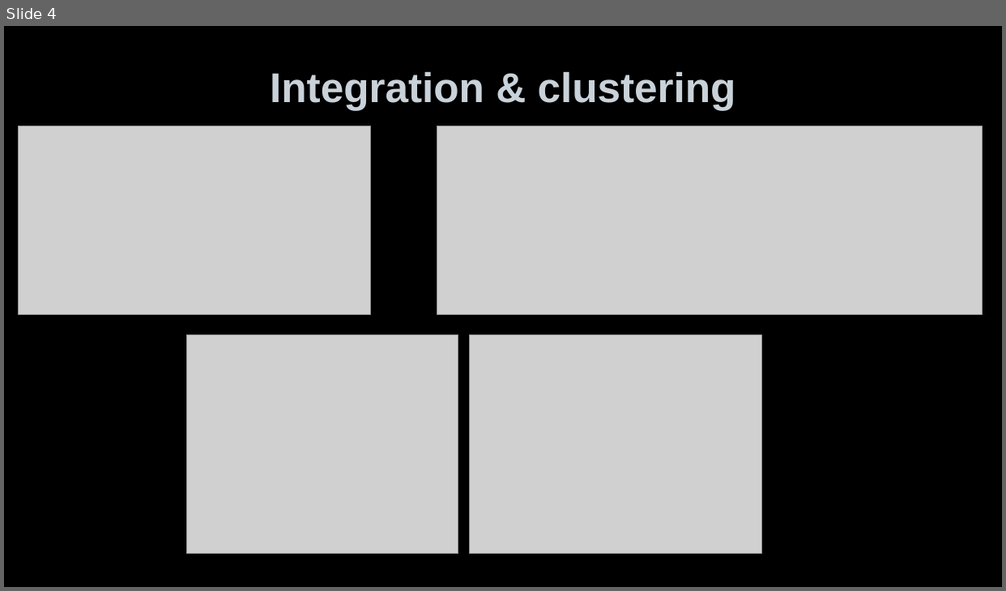
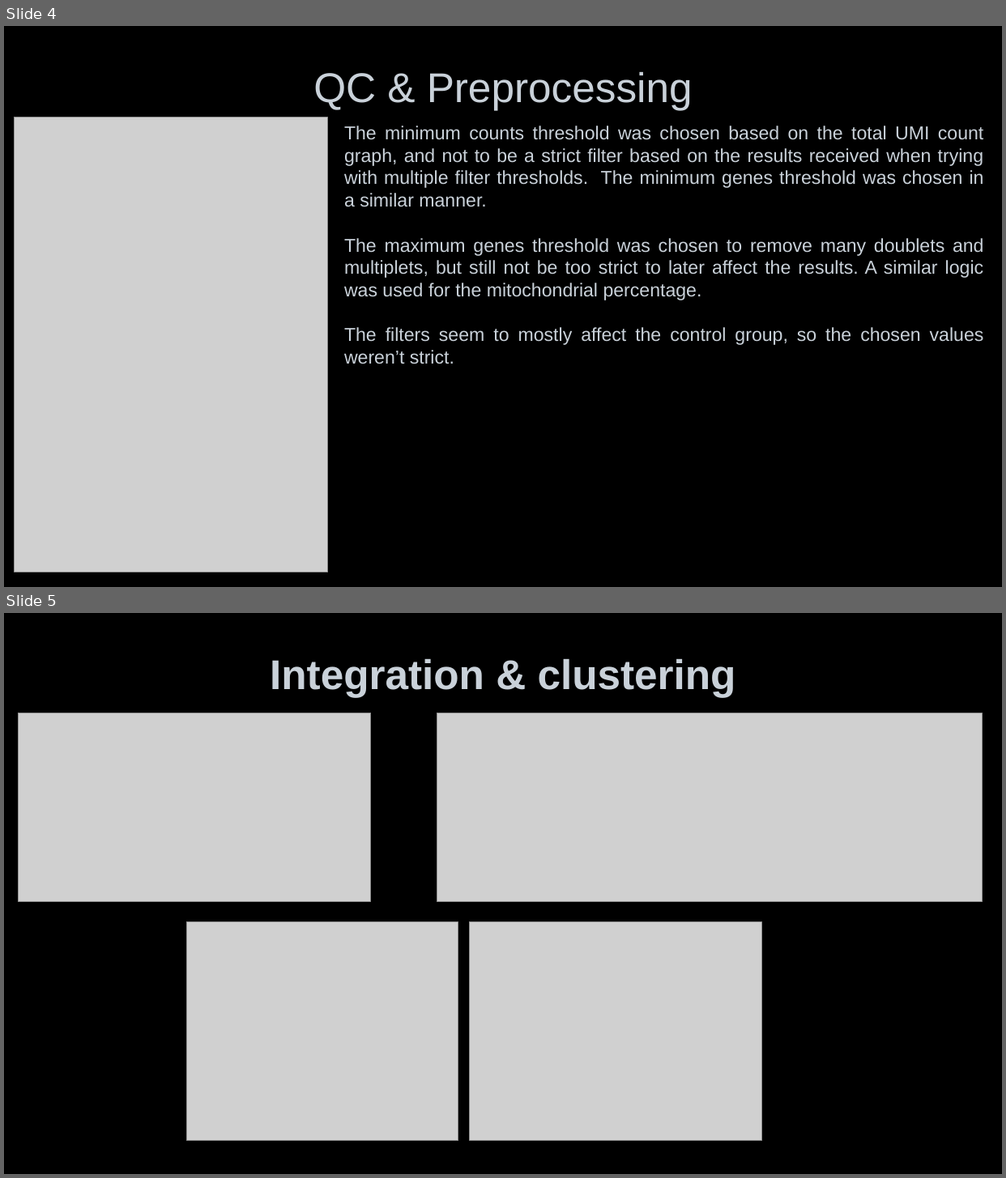
Before and after one commit to rikidoyouloveme/immune_response_to_nanoplastic, a slide deck: Single-Cell Analysis of Immune Response to Nanoplastic Particles.pptx. Shown one above the other, each under a label of ours: slide 4 before the commit, slides 4 and 5 after it. The pictures are 1006x591 and 1006x1178 pixels, drawn with LibreOffice and Linux fonts; fonts in the diff are those of the drawing; grey boxes stand for pictures; background and template pictures are left out. Boxes give left, top, right and bottom in pixels: in the first picture for what was removed or moved away, otherwise in the second. Text is boxed around its words. In the diff, an @@ line names an element or a change of style, - is before the commit and + after.

```diff
--- a/Single-Cell Analysis of Immune Response to Nanoplastic Particles.pptx
+++ b/Single-Cell Analysis of Immune Response to Nanoplastic Particles.pptx
@@ slide 4 added at <box>4,26,1002,587</box>, background picture (left out) @@
@@ title added at <box>313,72,692,110</box>, 40 pt, text #C9D1D9 @@
+QC & Preprocessing
@@ picture added at <box>15,118,328,573</box> @@
@@ text added at <box>344,126,984,365</box>, 18 pt, text #C9D1D9 @@
+The minimum counts threshold was chosen based on the total UMI count graph, and not to be a strict filter based on the results received when trying with multiple filter thresholds. The minimum genes threshold was chosen in a similar manner.
+The maximum genes threshold was chosen to remove many doublets and multiplets, but still not be too strict to later affect the results. A similar logic was used for the mitochondrial percentage.
+The filters seem to mostly affect the control group, so the chosen values weren’t strict.
@@ what was slide 4 is now slide 5 @@
```
Also in this commit, not shown: 4 slides changed, 3 other slides added, 1 slide removed.
